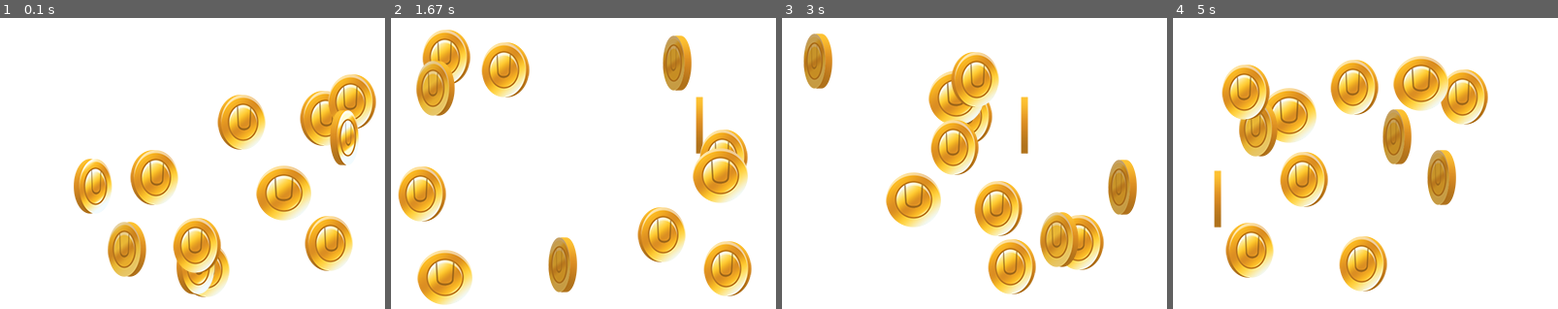
Above: before the commit, frames 1-4 (left to right).
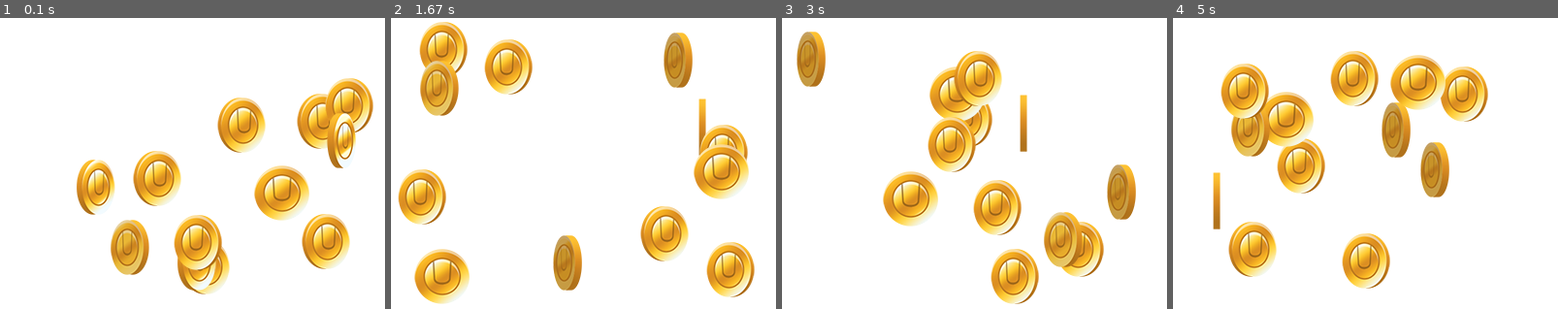
Above: after the commit, the same moments.

Repository: PianoCK/PROG2_WS23
Game: pygame game, started from Vorlesung 2 pygame/main.py
The game is run twice, just before and just after one commit, with the same random seed, the same clock (stepped at 60 frames per second) and the same inputs.
Inputs:
- Up to frame 1 (0.1 s): no input
- Up to frame 2 (1.67 s): no input
- Up to frame 3 (3 s): no input
- Up to frame 4 (5 s): no input

The runs differ from the first frame. In frame 1, 11% of the frame differs, in the area x 19-98%, y 19-96%; in frame 2, 13%; in frame 3, 12%; in frame 4, 14%, in the area x 10-82%, y 11-94%.

Commit message:
Kleiner Bug

Diff:
--- a/Vorlesung 2 pygame/main.py
+++ b/Vorlesung 2 pygame/main.py
@@ -60,8 +60,8 @@
 sprites = []
 
 for _ in range(12):
-    ball = Ball(random.randint(60, WIDTH - 60),
-                random.randint(60, HEIGHT - 60),
+    ball = Ball(random.randint(64, WIDTH - 64),
+                random.randint(64, HEIGHT - 64),
                 random.choice([-3, -2, -1, 1, 2, 3]),
                 random.choice([-3, -2, -1, 1, 2, 3]),
                 image_dict)
